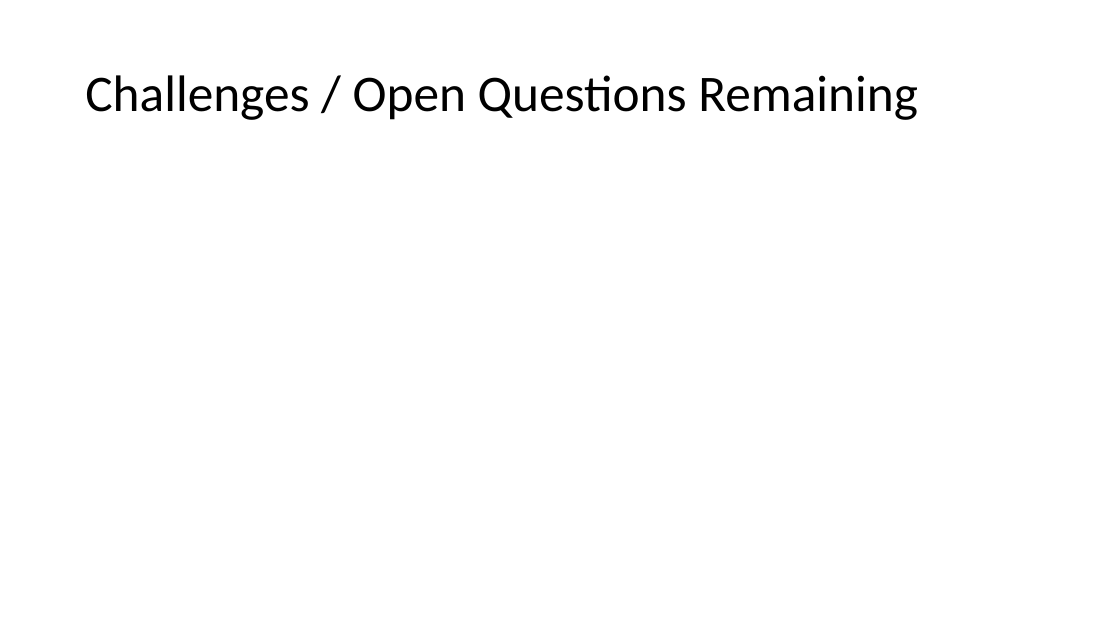
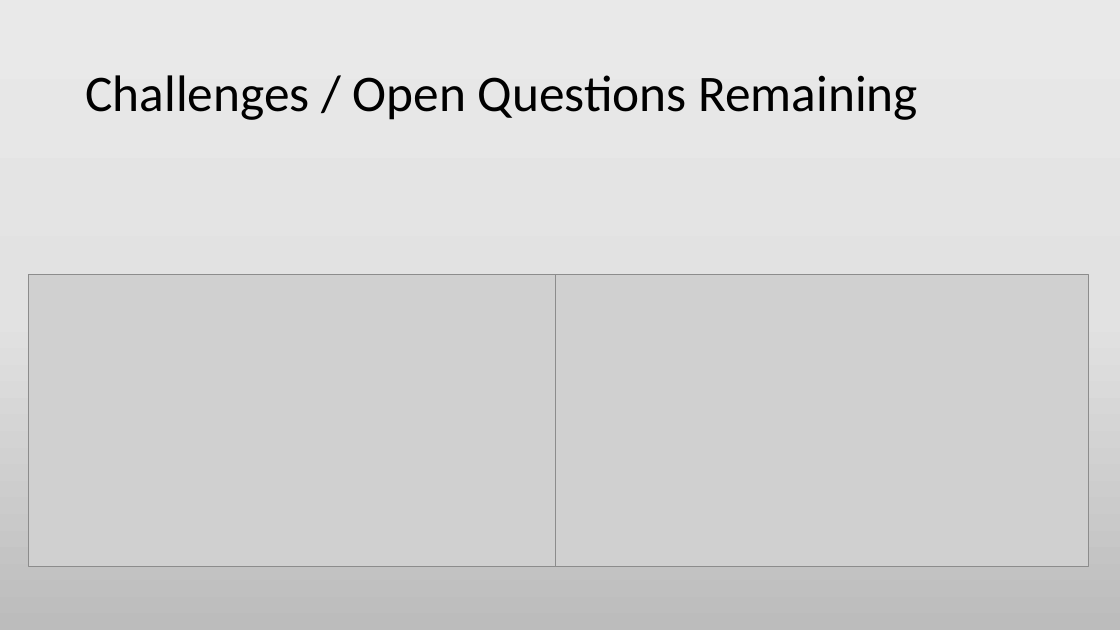
Before and after one commit to cmtaflin/Groupb2, a slide deck: slide 9 of Caused of Alcoholism.pptx (slide 8 before the commit). Drawn at 1120x630 pixels with LibreOffice and Linux fonts; fonts in the diff are those of the drawing; grey boxes stand for pictures. Boxes give left, top, right and bottom in pixels: in the first picture for what was removed or moved away, otherwise in the second. Text is boxed around its words. In the diff, an @@ line names an element or a change of style, - is before the commit and + after.

```diff
--- a/Caused of Alcoholism.pptx
+++ b/Caused of Alcoholism.pptx
@@ background #FFFFFF to gradient #EBEAEA to #E4E3E3 to #BDBCBC @@
@@ picture added at [29, 275, 561, 566] @@
@@ picture added at [555, 275, 1088, 566] @@
```
Also in this commit, not shown: 9 other slides changed, 4 slides added, 5 other files.
